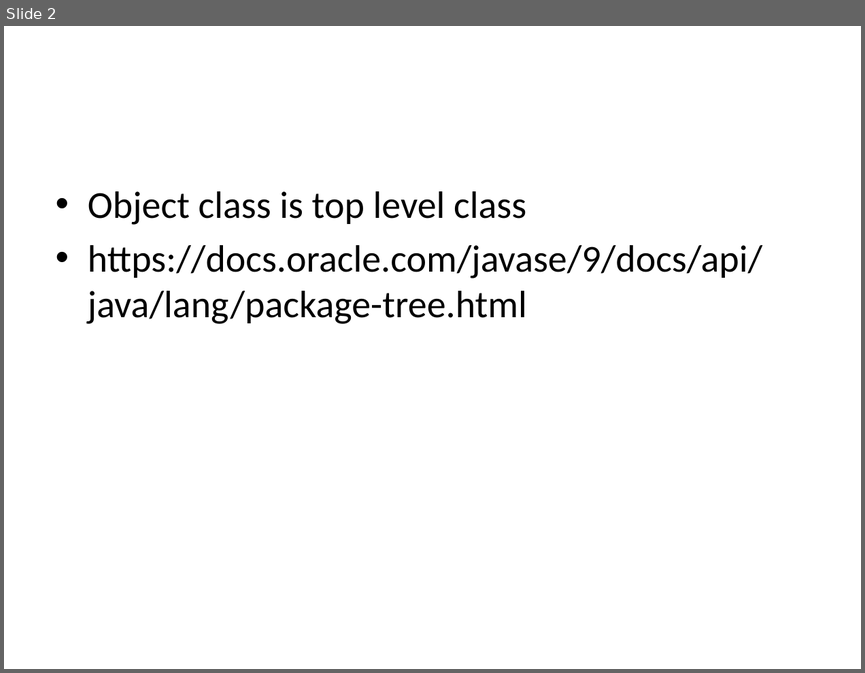
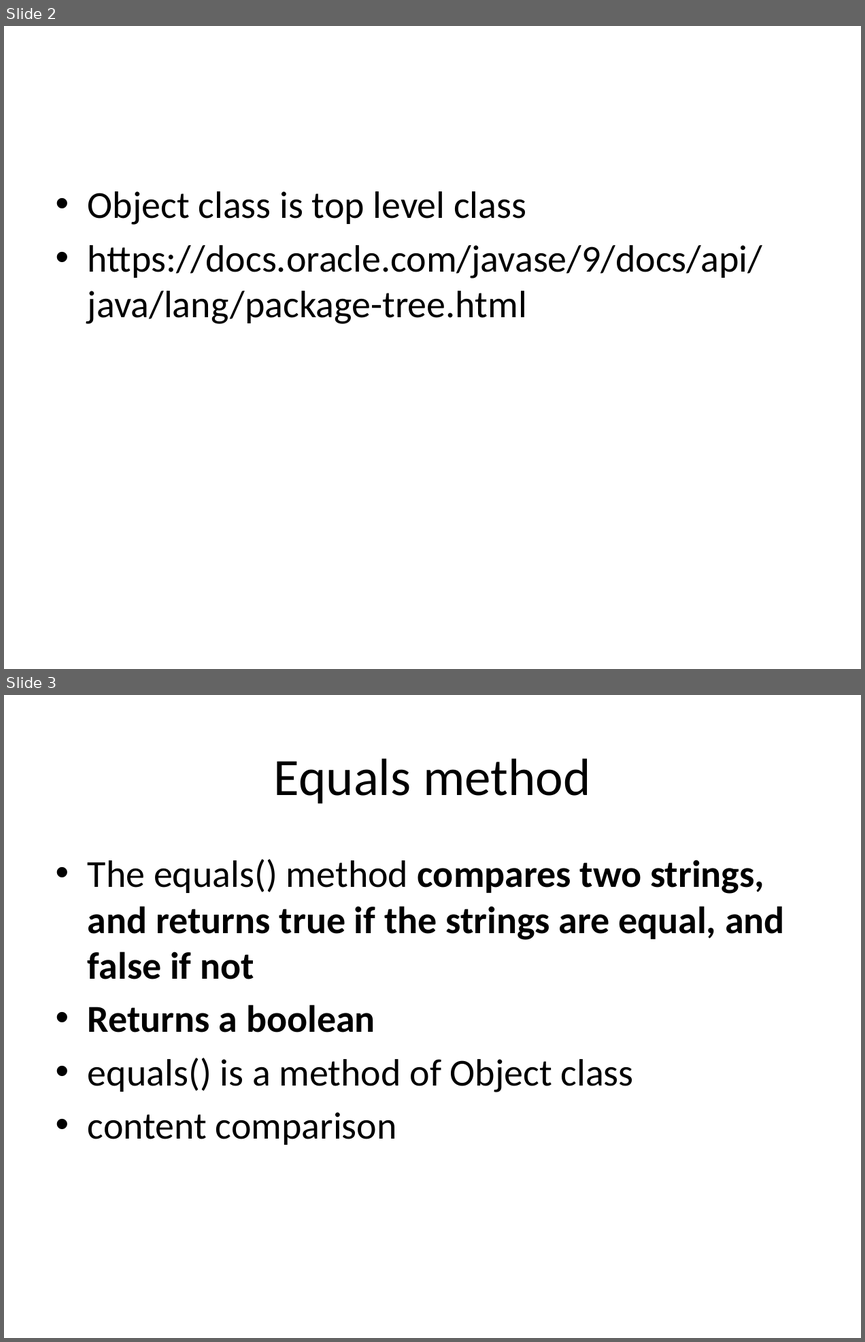
Before and after one commit to BesantJ2ee/Java_09_July_2022_10_30_Batch, a slide deck: PowerPoints/Modue_4/Using_PredefinedPackage_Other_Classes.pptx. Shown one above the other, each under a label of ours: slide 2 before the commit, slides 2 and 3 after it. The pictures are 865x673 and 865x1342 pixels, drawn with LibreOffice and Linux fonts; fonts in the diff are those of the drawing. Boxes give left, top, right and bottom in pixels: in the first picture for what was removed or moved away, otherwise in the second. Text is boxed around its words. In the diff, an @@ line names an element or a change of style, - is before the commit and + after.

```diff
--- a/PowerPoints/Modue_4/Using_PredefinedPackage_Other_Classes.pptx
+++ b/PowerPoints/Modue_4/Using_PredefinedPackage_Other_Classes.pptx
@@ slide 3 added at (4, 695, 861, 1338), background #FFFFFF @@
@@ title added at (274, 758, 591, 804), 44 pt, text #000000 @@
+Equals method
@@ text added at (88, 859, 785, 1144), 32 pt, text #000000, bold @@
+• The equals() method compares two strings, and returns true if the strings are equal, and false if not
+• Returns a boolean
+• equals() is a method of Object class
+• content comparison
```
Also in this commit, not shown: 3 other slides added.
